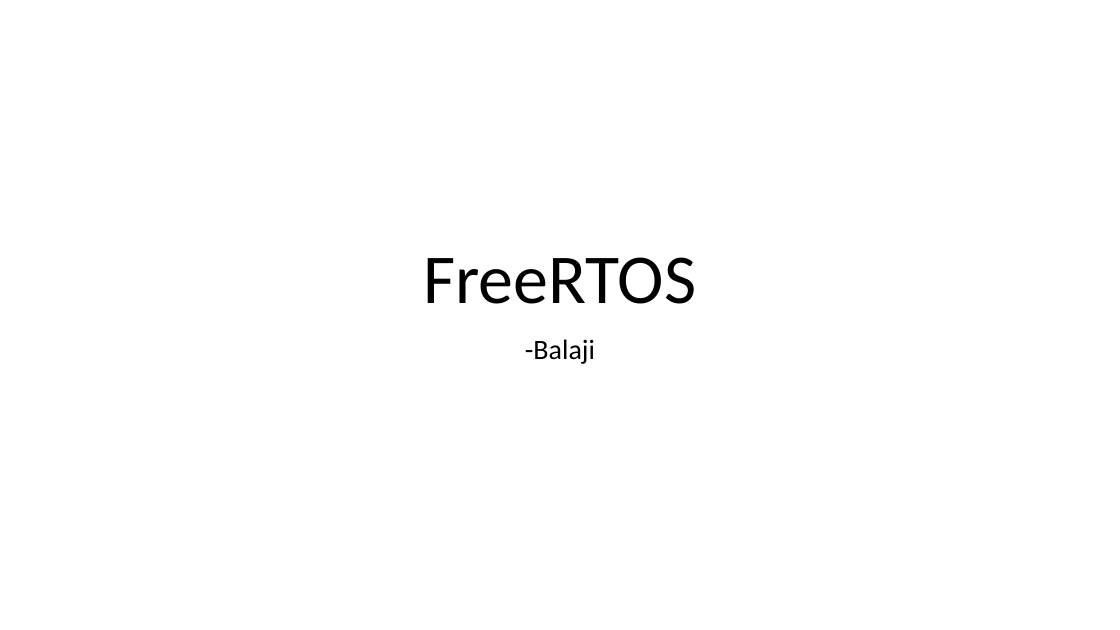
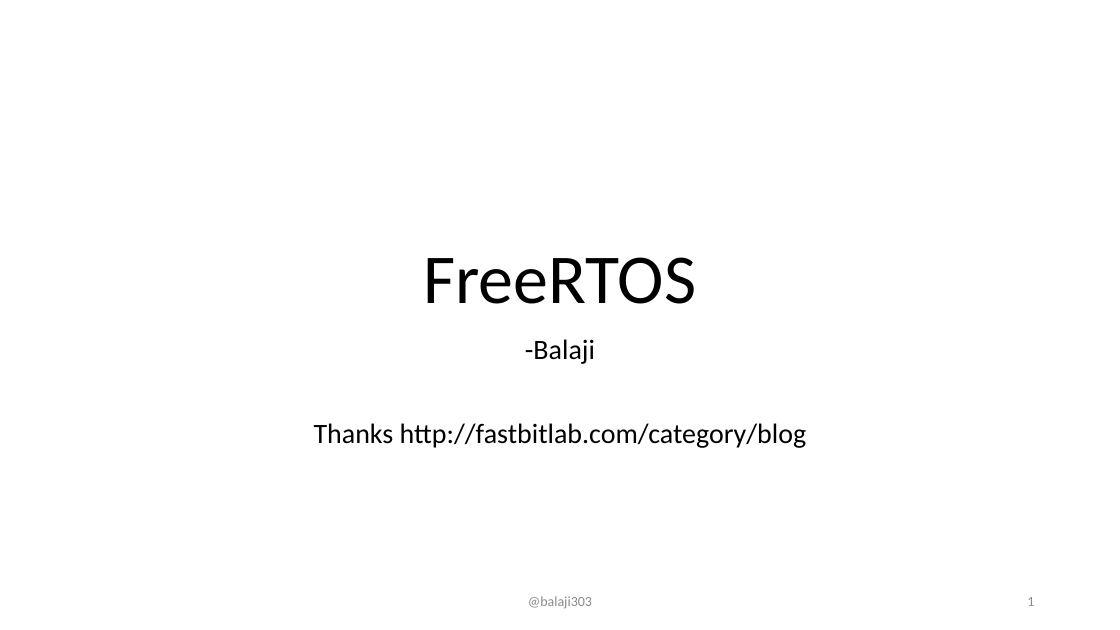
Before and after one commit to balaji303/FreeRTOS, a slide deck: slide 1 of learn/freertos.pptx. Drawn at 1120x630 pixels with LibreOffice and Linux fonts; fonts in the diff are those of the drawing. Boxes give left, top, right and bottom in pixels: in the first picture for what was removed or moved away, otherwise in the second. Text is boxed around its words. In the diff, an @@ line names an element or a change of style, - is before the commit and + after.

```diff
--- a/learn/freertos.pptx
+++ b/learn/freertos.pptx
@@ subtitle at [314,423,806,448]: paragraph added @@
+Thanks http://fastbitlab.com/category/blog
@@ text added at [528,596,592,609], 12 pt, text #8C8C8C @@
+@balaji303
@@ page number added at [1027,597,1034,606], 12 pt, text #8C8C8C @@
+1
```
Also in this commit, not shown: 32 other slides changed, 34 slides added.
